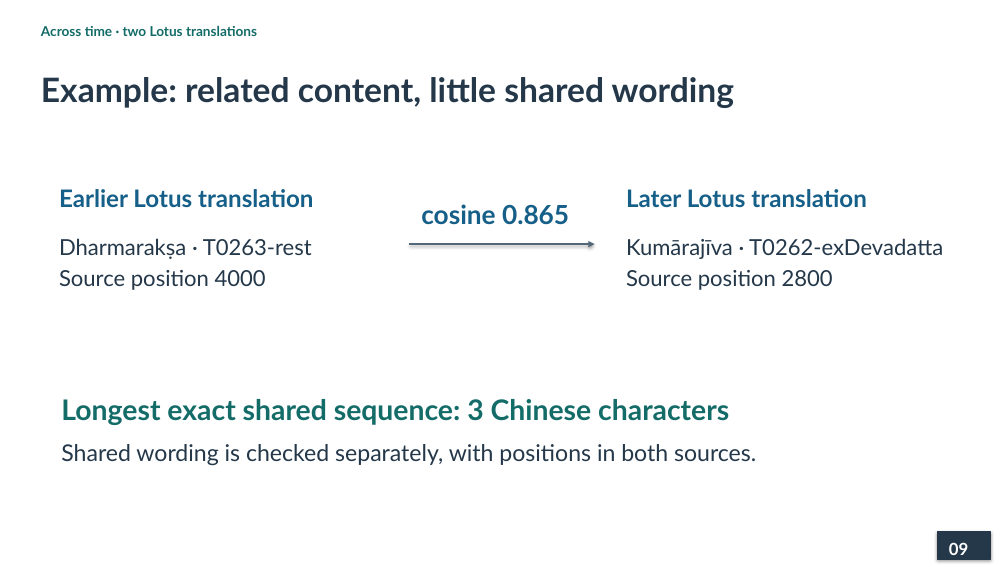
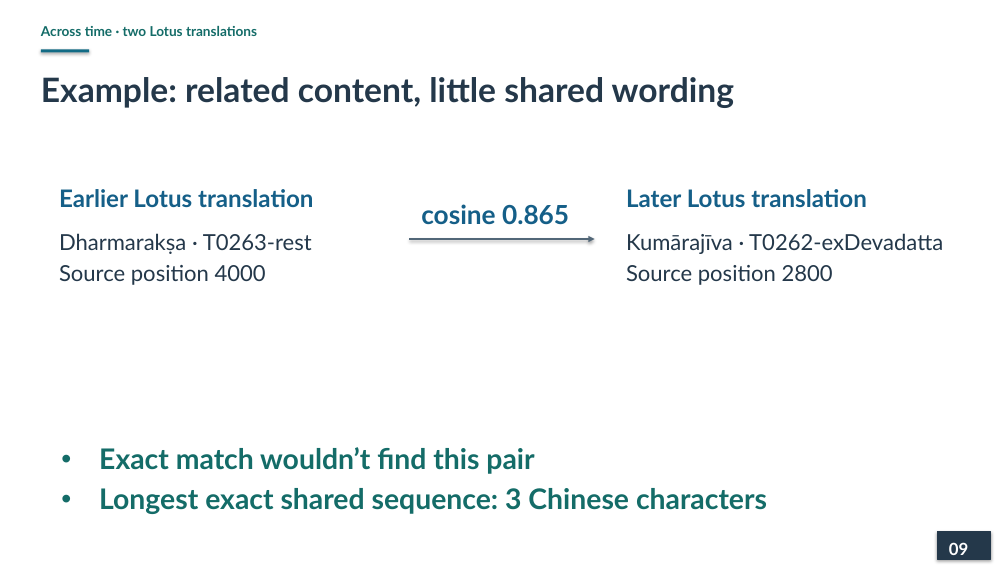
Before and after one commit to lopentu/cohort, a slide deck: slide 9 of docs/presentation/cohort-pnc-2026-main.pptx. Drawn at 1008x567 pixels with LibreOffice and Linux fonts; fonts in the diff are those of the drawing. Boxes give left, top, right and bottom in pixels: in the first picture for what was removed or moved away, otherwise in the second. Text is boxed around its words. In the diff, an @@ line names an element or a change of style, - is before the commit and + after.

```diff
--- a/docs/presentation/cohort-pnc-2026-main.pptx
+++ b/docs/presentation/cohort-pnc-2026-main.pptx
@@ rectangle added at bbox=[41, 49, 89, 52], fill #126B85 @@
@@ 2 texts, 1 arrow: place and size @@
-2 texts, 1 arrow at bbox=[59, 238, 943, 290]
+2 texts, 1 arrow at bbox=[59, 233, 943, 285]
@@ text "Exact match wouldn’t find this ...": place and size @@
-text "Exact match wouldn’t find this ..." at bbox=[61, 399, 729, 425]
+text "Exact match wouldn’t find this ..." at bbox=[99, 447, 767, 514]
@@ text removed at bbox=[61, 444, 756, 466] @@
-Shared wording is checked separately, with positions in both sources.
@@ text at bbox=[99, 447, 534, 474]: paragraph added @@
+• Exact match wouldn’t find this pair
@@ text at bbox=[99, 488, 767, 514]: bullet none to • @@
```
Also in this commit, not shown: 19 other slides changed, 1 other file.
